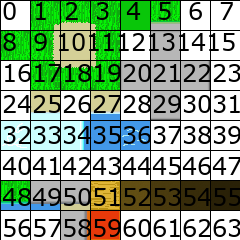
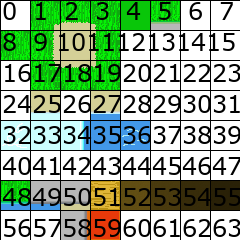
Revision of a layered 240px x 240px image; what changed, layer by layer:
hid "kallio-simppeli" over [121, 61, 180, 120]
hid "kallio-vasen" over [121, 61, 150, 90]
hid "kallio-oikea" over [181, 61, 210, 90]
hid "kallio-ylä" over [151, 31, 180, 60]
hid "kallio-ala" over [151, 91, 180, 120]
